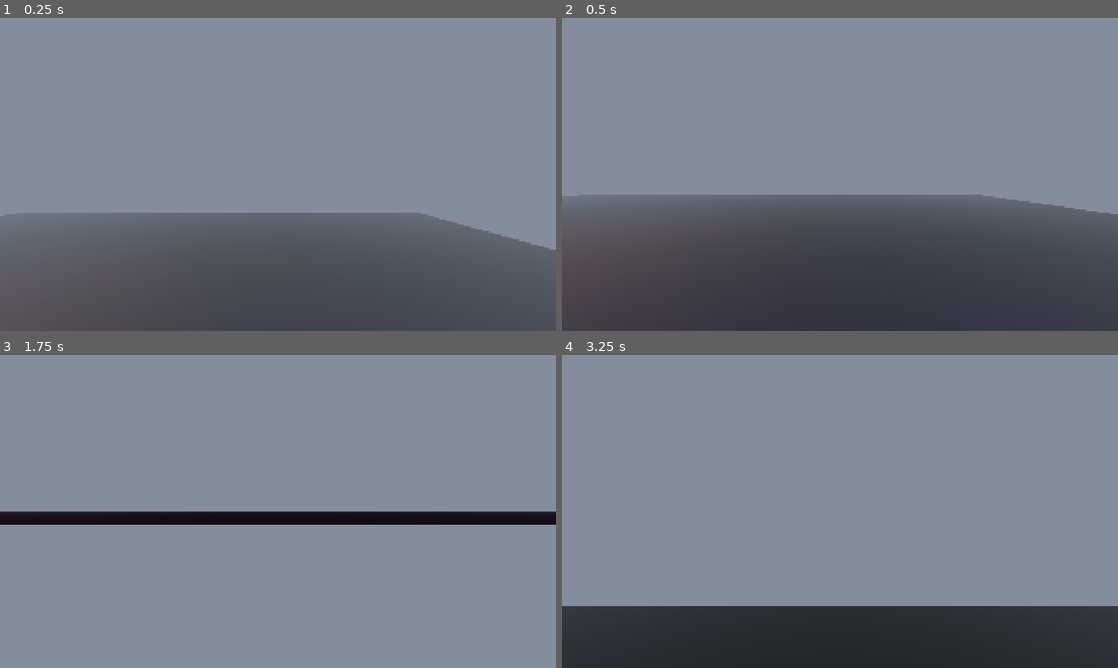
Above: before the commit, frames 1-4 (two rows, left to right).
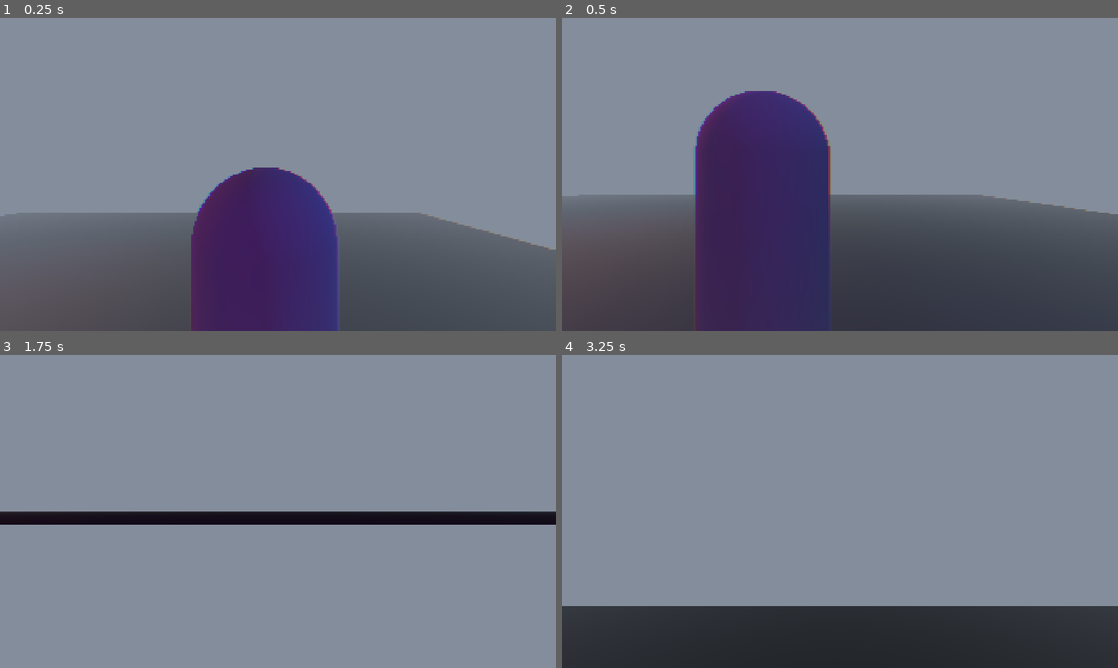
Above: after the commit, the same moments.

Repository: supernavyl/dimensions
Game: Godot game, scene res://scenes/main.tscn
Same seed, same stepped clock (60 frames per second), same inputs: the game is played once before the commit and once after it.
Inputs (mouse positions are in pixels of both pictures, inside the frame that each line leads up to):
- Up to frame 1 (0.25 s): no input
- Up to frame 2 (0.5 s): no input
- Up to frame 3 (1.75 s): tap Enter at 0.5 s; move the mouse to (305, 511) at 0.52 s; hold E (interact) 0.53-1.28 s; hold W (move_forward) from 0.53 s (still down); click (305, 511) at 0.67 s; tap Space (jump) at 0.77, 1.52 s; move the mouse to (250, 511) at 1.27 s; tap Shift at 1.35 s
- Up to frame 4 (3.25 s): keep holding W (move_forward); move the mouse to (851, 505) at 2.02 s; tap Alt at 2.1 s; move the mouse to (834, 517) at 2.77 s; tap Ctrl at 2.85 s; click (834, 517) at 2.92 s; tap Space (jump) at 3.02 s

The runs differ from the first frame. In frame 1, 13% of the frame differs, in the area x 34-62%, y 47-100%; in frame 2, 13%, in the area x 23-49%, y 23-87%; in frame 3, less than 0.1%; in frame 4, less than 0.1%.

Commit message:
fix: add NPC mesh, fix near-black lighting across all templates
NPCController: add CapsuleMesh visual (0.25/0.20/0.30 albedo) — NPCs were
collision-only, invisible at runtime.

TemplateVoid: add ambient light (Color(0.5,0.45,0.6) energy 1.2) + fix floor
color (was data.ambient_color.darkened(0.3), range 0.014–0.084 brightness → black).

TemplateClub: add ambient light (Color(0.1,0.05,0.15) energy 0.8) so shadowed
areas are not pitch black between the point lights.

Co-Authored-By: Claude Sonnet 4.6 <noreply@anthropic.com>

Diff:
--- a/scripts/dimension/templates/template_club.gd
+++ b/scripts/dimension/templates/template_club.gd
@@ -32,6 +32,9 @@
 	var environment: Environment = Environment.new()
 	environment.background_mode = Environment.BG_COLOR
 	environment.background_color = Color(0.02, 0.01, 0.04)
+	environment.ambient_light_source = Environment.AMBIENT_SOURCE_COLOR
+	environment.ambient_light_color = Color(0.1, 0.05, 0.15)
+	environment.ambient_light_energy = 0.8
 	environment.fog_enabled = true
 	environment.fog_density = 0.06
 	env.environment = environment
--- a/scripts/dimension/templates/template_void.gd
+++ b/scripts/dimension/templates/template_void.gd
@@ -20,6 +20,9 @@
 	var environment: Environment = Environment.new()
 	environment.background_mode = Environment.BG_COLOR
 	environment.background_color = data.ambient_color if data != null else Color(0.05, 0.05, 0.07)
+	environment.ambient_light_source = Environment.AMBIENT_SOURCE_COLOR
+	environment.ambient_light_color = Color(0.5, 0.45, 0.6)
+	environment.ambient_light_energy = 1.2
 	environment.fog_enabled = true
 	environment.fog_density = data.fog_density if data != null else 0.02
 	env.environment = environment
@@ -33,8 +36,7 @@
 	plane.size = Vector2(200.0, 200.0)
 	mesh_inst.mesh = plane
 	var mat: StandardMaterial3D = StandardMaterial3D.new()
-	if data != null:
-		mat.albedo_color = data.ambient_color.darkened(0.3)
+	mat.albedo_color = Color(0.14, 0.11, 0.18)
 	mesh_inst.material_override = mat
 	add_child(mesh_inst)
 
--- a/scripts/npc/npc_controller.gd
+++ b/scripts/npc/npc_controller.gd
@@ -32,6 +32,19 @@
 	collision.shape = capsule
 	collision.position = Vector3(0.0, 0.85, 0.0)
 	add_child(collision)
+
+	# Visual mesh — dark featureless silhouette.
+	var mesh_inst := MeshInstance3D.new()
+	var cap_mesh := CapsuleMesh.new()
+	cap_mesh.height = 1.7
+	cap_mesh.radius = 0.35
+	var mat := StandardMaterial3D.new()
+	mat.albedo_color = Color(0.25, 0.20, 0.30)
+	mat.roughness = 1.0
+	mesh_inst.mesh = cap_mesh
+	mesh_inst.material_override = mat
+	mesh_inst.position = Vector3(0.0, 0.85, 0.0)
+	add_child(mesh_inst)
 
 
 ## Wires the NPC to its player target and builds the behavior tree for the given goal.
